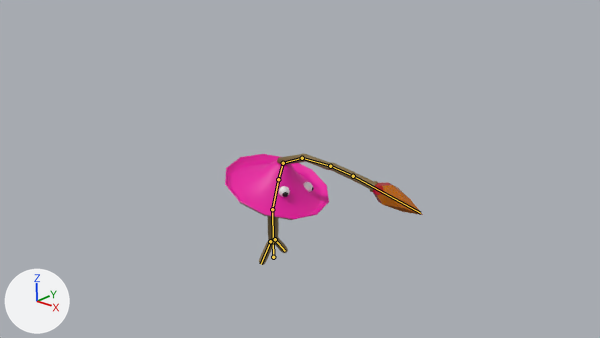
The Blender file Animations/mage_shroom_ranged/scene/Mage_Shroom_ranged_july_11.blend as it was, and as the next commit left it.
Before and after are seen from the file's camera 'Camera'. The lights are fixed; the arrows at lower left show +X, +Y and +Z. The older version comes first. Both versions are drawn at frame 2 of the action 'ArmatureAction'; the numbers are the values there. The bones that bend it are drawn over the model as lines.

In view in the first picture: 'mage shroom cap'.
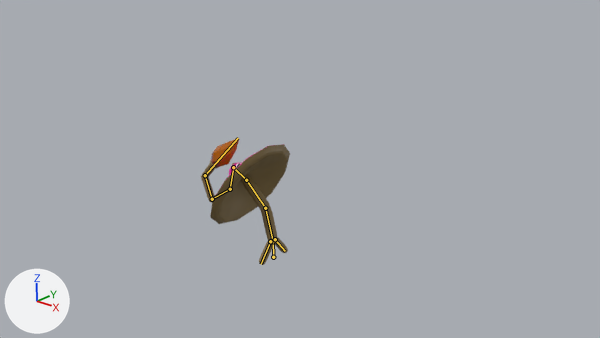
What differs and where, as boxes (x1, y1, x2, y2) in the pictures (600 x 338 px):
'mage shroom cap', posed (55% narrower, 13% taller): before (225, 153, 423, 265); after (201, 138, 290, 265)
bone 'waist', root to tip: before (273, 241) to (272, 209); after (273, 241) to (265, 208)
bone 'torso', root to tip: before (272, 209) to (278, 179); after (265, 208) to (246, 180)
bone 'head', root to tip: before (278, 179) to (283, 163); after (246, 180) to (233, 167)
bone 'stinger base', root to tip: before (283, 163) to (302, 158); after (233, 167) to (230, 189)
bone 'stinger lower midsection', root to tip: before (302, 158) to (330, 166); after (230, 189) to (212, 199)
bone 'stinger upper midsection', root to tip: before (330, 166) to (353, 176); after (212, 199) to (205, 175)
bone 'stinger point', root to tip: before (353, 176) to (420, 213); after (205, 175) to (238, 138)

The change, as a list of edits to the scene's bpy script:
```text
Change bone_waist:
    where bone_waist = bpy.data.objects['Armature'].pose.bones['waist']  # child of 'root'
    bone_waist.rotation_quaternion: (1.0, 0.0, 0.0, 0.0) -> (0.991, 0.0, 0.0, 0.132)  # degrees (0, 0, 0) -> degrees (0, 0, 15)
Change bone_torso:
    where bone_torso = bpy.data.objects['Armature'].pose.bones['torso']  # child of 'waist'
    bone_torso.rotation_quaternion: (0.993, 0.0, 0.0, -0.12) -> (0.958, 0.0, 0.0, 0.288)  # degrees (0, 0, -14) -> degrees (0, 0, 33)
Change bone_head:
    where bone_head = bpy.data.objects['Armature'].pose.bones['head']  # child of 'torso'
    bone_head.rotation_quaternion: (0.999, 0.0, 0.0, -0.039) -> (0.993, 0.0, 0.0, 0.121)  # degrees (0, 0, -4) -> degrees (0, 0, 14)
Change bone_stinger_base:
    where bone_stinger_base = bpy.data.objects['Armature'].pose.bones['stinger base']  # child of 'head'
    bone_stinger_base.rotation_quaternion: (0.667, 0.0, 0.0, -0.745) -> (0.889, 0.0, 0.0, 0.457)  # degrees (0, 0, -96) -> degrees (0, 0, 54)
Change bone_stinger_lower_midsection:
    where bone_stinger_lower_midsection = bpy.data.objects['Armature'].pose.bones['stinger lower midsection']  # child of 'stinger base'
    bone_stinger_lower_midsection.rotation_quaternion: (0.983, -0.001, 0.0, 0.182) -> (1.0, 0.0, 0.0, 0.029)  # degrees (0, 0, 21) -> degrees (0, 0, 3)
Change bone_stinger_upper_midsection:
    where bone_stinger_upper_midsection = bpy.data.objects['Armature'].pose.bones['stinger upper midsection']  # child of 'stinger lower midsection'
    bone_stinger_upper_midsection.rotation_quaternion: (0.924, 0.0, 0.0, 0.382) -> (0.903, 0.0, 0.0, -0.43)  # degrees (0, 0, 45) -> degrees (0, 0, -51)
Change bone_stinger_point:
    where bone_stinger_point = bpy.data.objects['Armature'].pose.bones['stinger point']  # child of 'stinger upper midsection'
    bone_stinger_point.rotation_quaternion: (0.945, 0.0, 0.0, 0.328) -> (0.982, 0.0, 0.0, -0.189)  # degrees (0, 0, 38) -> degrees (0, 0, -22)
```
